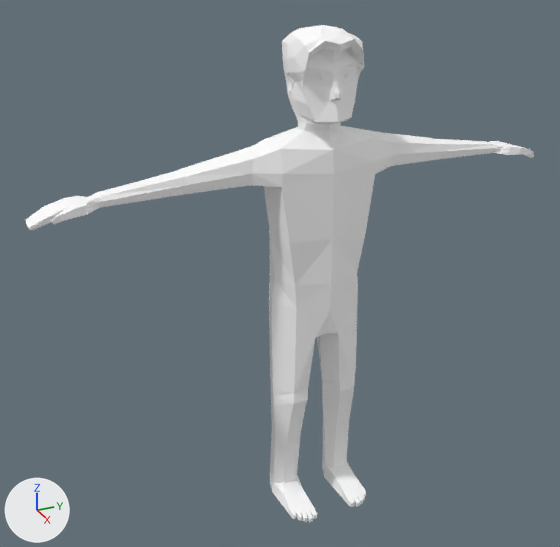
An edit to the glTF model frontend/assets/models3d/packs/quaternius-fbx/animated_human.glb, drawn before and after from the same camera.
Rendered twice from a 50 mm lens placed at (2.45, -1.26, 2.27), pointed at (-0.05, -0.13, 1.02). The lights are fixed; the arrows at lower left show +X, +Y and +Z. The picture after the commit comes second. Where no turn or scale is listed for an object, it has been applied to the vertices.

Names of what the first picture shows: 'Human_Mesh'.
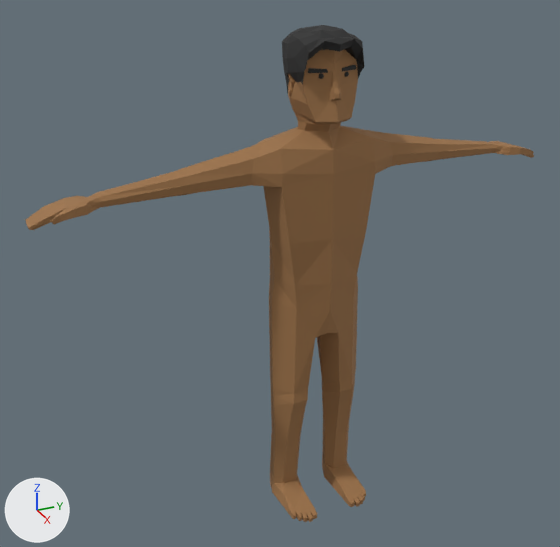
What differs and where, as boxes (x1, y1, x2, y2) in the pictures (560 x 547 px):
'Human_Mesh', surface changed (white to brown): (25, 25, 534, 522) in both

What the commit changed:
Picture 'Image_0' (img_image_0) is new.
In material 'Material_0' (mat_material_0), base_color is no longer (1.0, 1.0, 1.0), white #ffffff.
In material 'Material_0' (mat_material_0), texture is now set to img_image_0.
